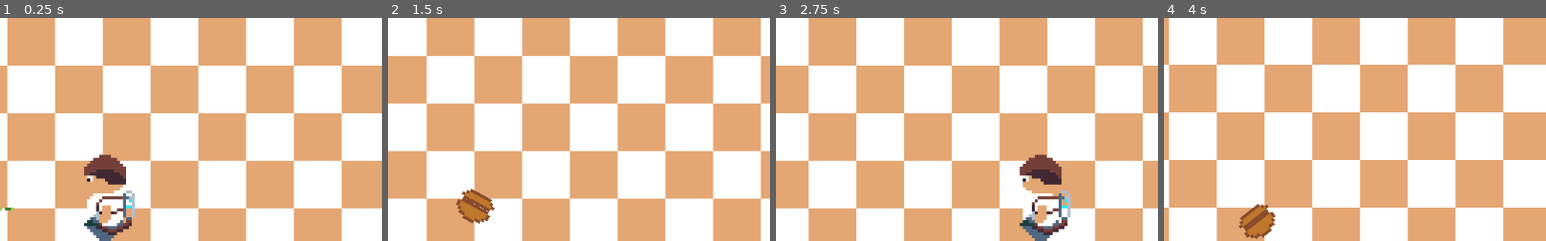
Above: before the commit, frames 1-4 (left to right).
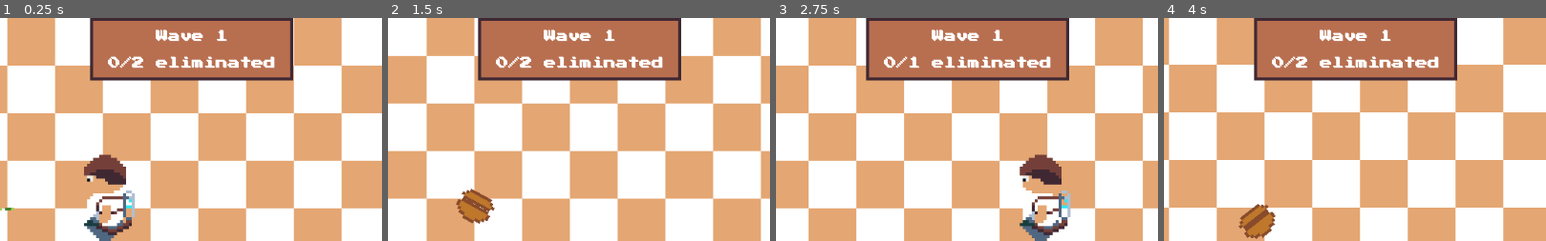
Above: after the commit, the same moments.

Repository: dardanbujupaj/night-shift
Game: Godot game, scene res://scenes/Diner.tscn
Two runs of this game, one before a commit and one after it. Both use one fixed random seed, a clock stepped at 60 frames per second and the inputs below. Sound files missing from this copy of the repository are replaced by a short silence.
Inputs (mouse positions are % of the whole screen's width and height, from its top left):
- Up to frame 1 (0.25 s): no input
- Up to frame 2 (1.5 s): move the mouse to (72, 45) at 0.52 s; hold D (move_right) 0.53-1.28 s; right-click (72, 45) at 0.6 s; move the mouse to (30, 55) at 1.27 s; hold S (move_down) from 1.28 s (still down); click (30, 55) at 1.35 s
- Up to frame 3 (2.75 s): move the mouse to (60, 28) at 2.02 s; release S (move_down) at 2.03 s; hold D (move_right) from 2.03 s (still down); hold R from 2.03 s (still down)
- Up to frame 4 (4 s): move the mouse to (45, 70) at 2.77 s; release D (move_right) at 2.78 s; release R at 2.78 s; hold W (move_up) 2.78-3.53 s; right-click (45, 70) at 2.85 s; move the mouse to (80, 65) at 3.52 s; press the mouse at (80, 65) at 3.53 s; hold A (move_left) from 3.53 s (still down)
The pictures show only the part of the screen within x 36-86%, y 0-50%; the shares and areas given below are measured in that part.

The runs differ from the first frame. In frame 1, 14% of the frame differs, in the area x 23-77%, y 0-29%; in frame 2, 14%; in frame 3, 14%; in frame 4, 15%.

Commit message:
update wavecount on events.

Diff:
--- a/scenes/Diner.gd
+++ b/scenes/Diner.gd
@@ -3,6 +3,9 @@
 
 onready var character = $YSort/Character
 onready var powerup_popup = $CanvasLayer/PowerupPopup
+
+onready var wave_nr = $CanvasLayer/PanelContainer/VBoxContainer/Wave
+onready var eliminated = $CanvasLayer/PanelContainer/VBoxContainer/Eliminated
 
 const POWERUP_DAMAGE = "Damage"
 const POWERUP_FIRERATE = "Firerate"
@@ -23,6 +26,7 @@
 	start_wave(wave)
 
 
+
 func _unhandled_input(event):
 
 	if OS.is_debug_build():
@@ -30,6 +34,9 @@
 			get_tree().reload_current_scene()
 
 
+func update_wavecount():
+	wave_nr.text = "Wave %d" % wave
+	eliminated.text = "%d/%d eliminated" % [wave_killed, wave_enemies]
 
 func start_wave(wave_nr: int):
 	$ZombieTimer.start()
@@ -37,9 +44,12 @@
 	wave_spawned = 0
 	wave_killed = 0
 
+	update_wavecount()
+
 
 func _on_zombie_died():
 	wave_killed += 1
+	update_wavecount()
 	check_wave()
 
 func check_wave():
--- a/scenes/Diner.tscn
+++ b/scenes/Diner.tscn
@@ -155,6 +155,35 @@
 shortcut = SubResource( 4 )
 text = "Menu"
 
+[node name="PanelContainer" type="PanelContainer" parent="CanvasLayer"]
+anchor_left = 0.5
+anchor_right = 0.5
+margin_left = -20.0
+margin_right = 20.0
+margin_bottom = 40.0
+theme = ExtResource( 7 )
+
+[node name="VBoxContainer" type="VBoxContainer" parent="CanvasLayer/PanelContainer"]
+margin_left = 8.0
+margin_top = 8.0
+margin_right = 264.0
+margin_bottom = 76.0
+
+[node name="Wave" type="Label" parent="CanvasLayer/PanelContainer/VBoxContainer"]
+margin_right = 256.0
+margin_bottom = 32.0
+text = "Wave 0"
+align = 1
+valign = 1
+
+[node name="Eliminated" type="Label" parent="CanvasLayer/PanelContainer/VBoxContainer"]
+margin_top = 36.0
+margin_right = 256.0
+margin_bottom = 68.0
+text = "0/0 eliminated"
+align = 1
+valign = 1
+
 [node name="PauseMenu" parent="CanvasLayer" instance=ExtResource( 6 )]
 
 [node name="GameOverPopup" parent="CanvasLayer" instance=ExtResource( 9 )]
